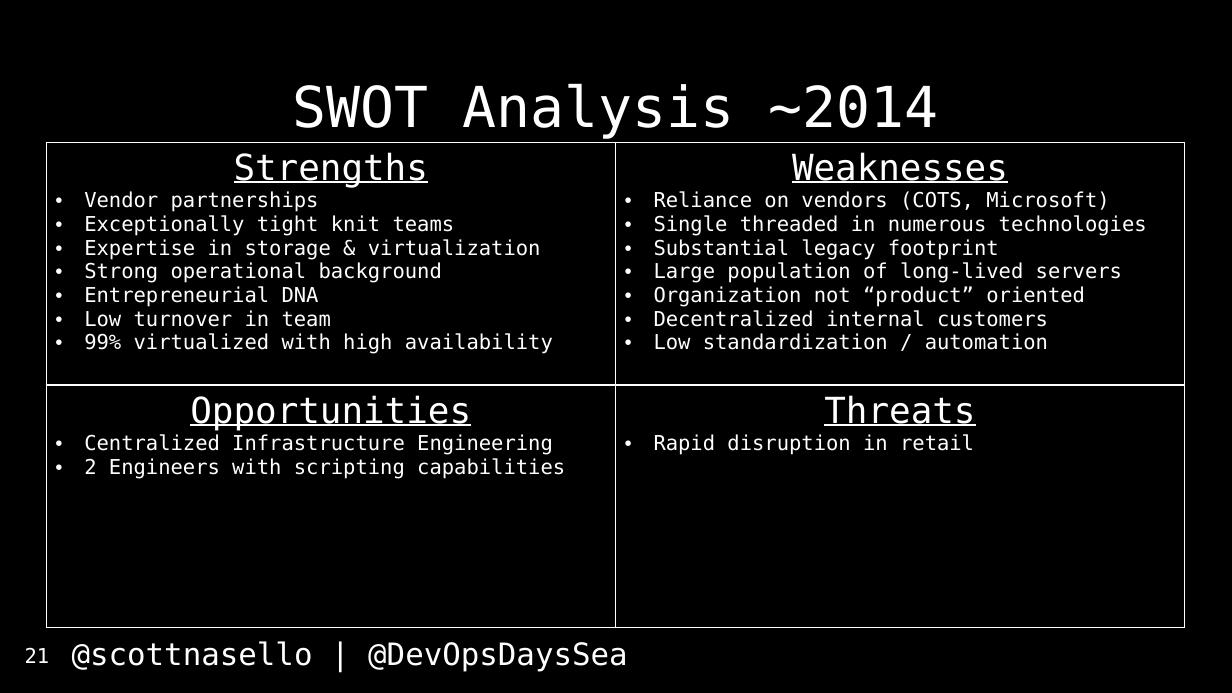
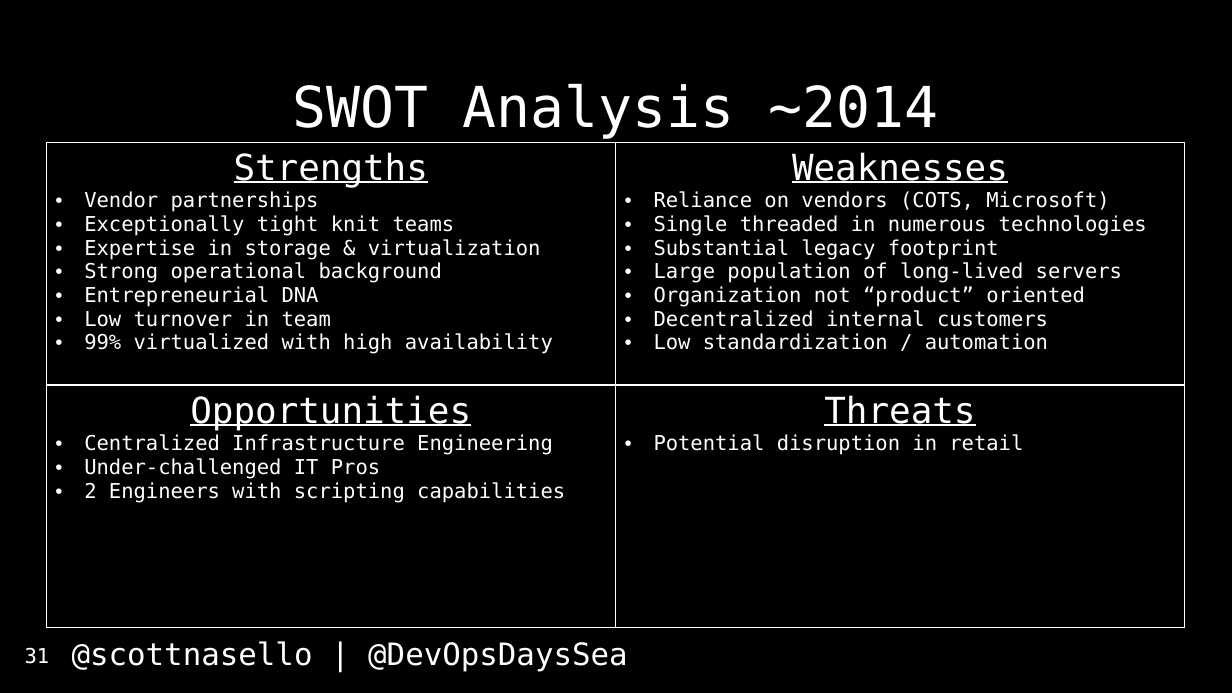
Before and after one commit to scottnasello/talks, a slide deck: slide 31 of 2017-04-26 Seattle DevOpsDays/DevOpsDays Seattle.pptx (slide 21 before the commit). Drawn at 1232x693 pixels with LibreOffice and Linux fonts; fonts in the diff are those of the drawing. Boxes give left, top, right and bottom in pixels: in the first picture for what was removed or moved away, otherwise in the second. Text is boxed around its words. In the diff, an @@ line names an element or a change of style, - is before the commit and + after.

```diff
--- a/2017-04-26 Seattle DevOpsDays/DevOpsDays Seattle.pptx
+++ b/2017-04-26 Seattle DevOpsDays/DevOpsDays Seattle.pptx
@@ table at [46, 385, 616, 628] @@
-row 1, column 1: Opportunities / Centralized Infrastructure Engineering / 2 Engineers with scripting capabilities
+row 1, column 1: Opportunities / Centralized Infrastructure Engineering / Under-challenged IT Pros / 2 Engineers with scripting capabilities
@@ table at [616, 385, 1185, 628] @@
-row 1, column 1: Threats / Rapid disruption in retail
+row 1, column 1: Threats / Potential disruption in retail
@@ page number at [25, 647, 50, 664]: text changed @@
-21
+31
```
Also in this commit, not shown: 23 other slides changed, 15 slides added, 5 slides removed, 1 other file.
